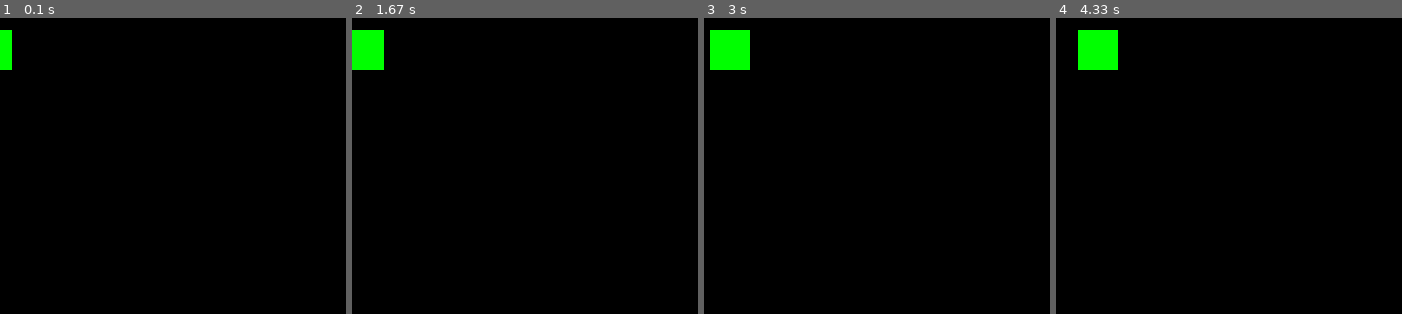
Above: before the commit, frames 1-4 (left to right).
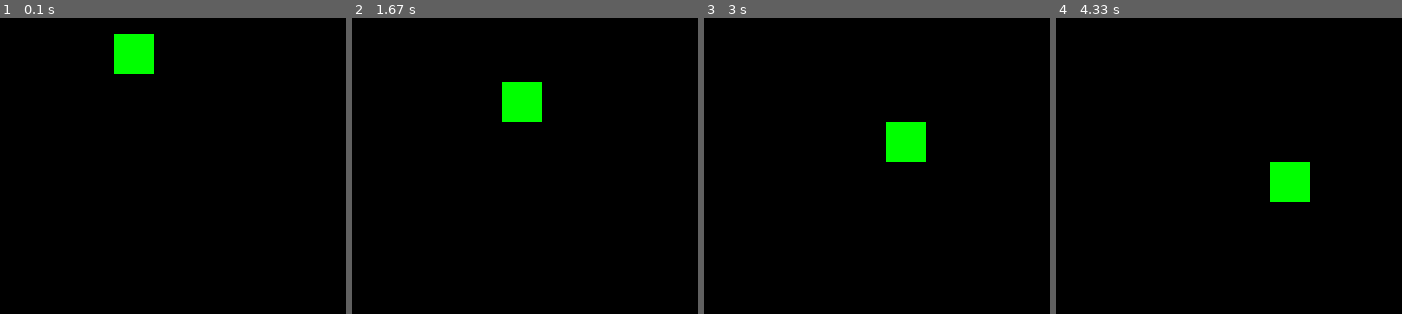
Above: after the commit, the same moments.

Repository: MichalPrzyl/Pygame-Trail-Renderer
Game: pygame game, started from game.py
Two runs of this game, one before a commit and one after it. Both use one fixed random seed, a clock stepped at 60 frames per second and the inputs below.
Inputs:
- Up to frame 1 (0.1 s): no input
- Up to frame 2 (1.67 s): no input
- Up to frame 3 (3 s): no input
- Up to frame 4 (4.33 s): no input

The runs differ from the first frame. In frame 1, 2.0% of the frame differs, in the area x 0-45%, y 4-19%; in frame 2, 2.8%; in frame 3, 3.1%, in the area x 1-65%, y 4-49%; in frame 4, 3.1%.

Commit message:
working game v.2.0.0

Diff:
--- a/game.py
+++ b/game.py
@@ -19,8 +19,9 @@
 running = True
 
 # Moving
-position = {'x': 5, 'y': 55}
-step = 0.1
+position = {'x': 75, 'y': 55}
+x_step = 0.2
+y_step = 0.25
 
 def set_x_position(value):
     position['x'] = value
@@ -28,43 +29,49 @@
 def set_y_position(value):
     position['y'] = value
 
-going_rigt = True
+going_right = True
 going_down = True
 
 LEFT_THRESHOLD = 0
-RIGHT_THRESHOLD = 200
-UP_THRESHOLD = 100
-DOWN_THRESHOLD = 200
+RIGHT_THRESHOLD = 400
+UP_THRESHOLD = 0
+DOWN_THRESHOLD = 400
 
 PLAYER_WIDTH = 20
 
 while running:
-
     # Drawing whole canvas
     pygame.draw.rect(screen, BLACK, (0, 0, 400, 400))
 
-    horizontal_step = step if going_rigt else -step
-    vertical_step = step if going_down else -step
+    horizontal_step = x_step if going_right else -x_step
+    vertical_step = y_step if going_down else -y_step
 
+    # print(f"horizontal_step: {horizontal_step}")
     # Changing position
     new_x_position = position['x'] + horizontal_step
     new_y_position = position['y'] + vertical_step
 
     # Changing X direction
     # print(f"new_x_position: {new_x_position}")
-    if new_x_position > RIGHT_THRESHOLD or new_x_position < LEFT_THRESHOLD:
-        print(f"CHECK - 1")
-        going_right = not going_rigt
-    else:
-        print(f"check - 2")
+    #
+    # print(f"position['x']: {position['x']} - RIGHT_THRESHOLD: {RIGHT_THRESHOLD}")
 
+    if position['x'] > RIGHT_THRESHOLD:
+        going_right = False
+    if position['x'] < LEFT_THRESHOLD + PLAYER_WIDTH:
+        going_right = True
+
+    if position['y'] > DOWN_THRESHOLD:
+        going_down = False
+    if position['y'] < UP_THRESHOLD + PLAYER_WIDTH:
+        going_down = True
     # # Changing Y direction
     # print(f"new_y_position: {new_y_position}")
     # if new_y_position > DOWN_THRESHOLD or new_y_position < UP_THRESHOLD:
     #     going_down = not going_down
 
     set_x_position(new_x_position)
-    # set_y_position(new_y_position)
+    set_y_position(new_y_position)
 
     # Drawing
     pygame.draw.rect(screen, GREEN, (position['x'] - PLAYER_WIDTH, position['y'] - PLAYER_WIDTH, PLAYER_WIDTH, PLAYER_WIDTH))
